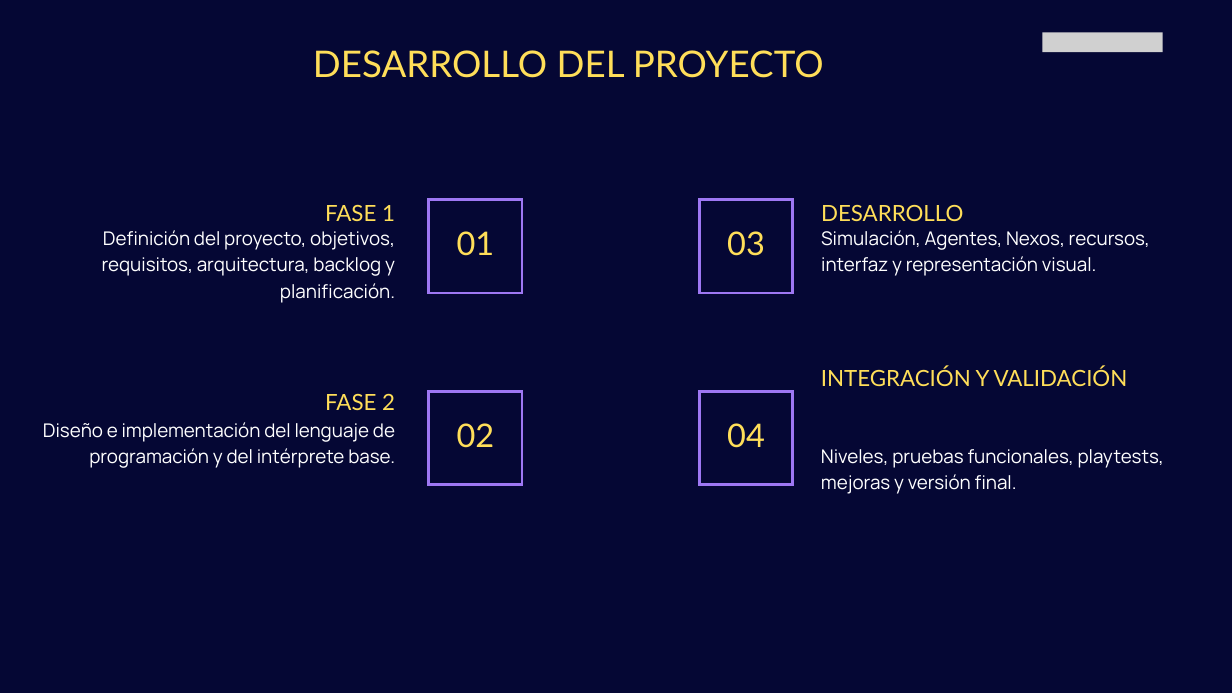
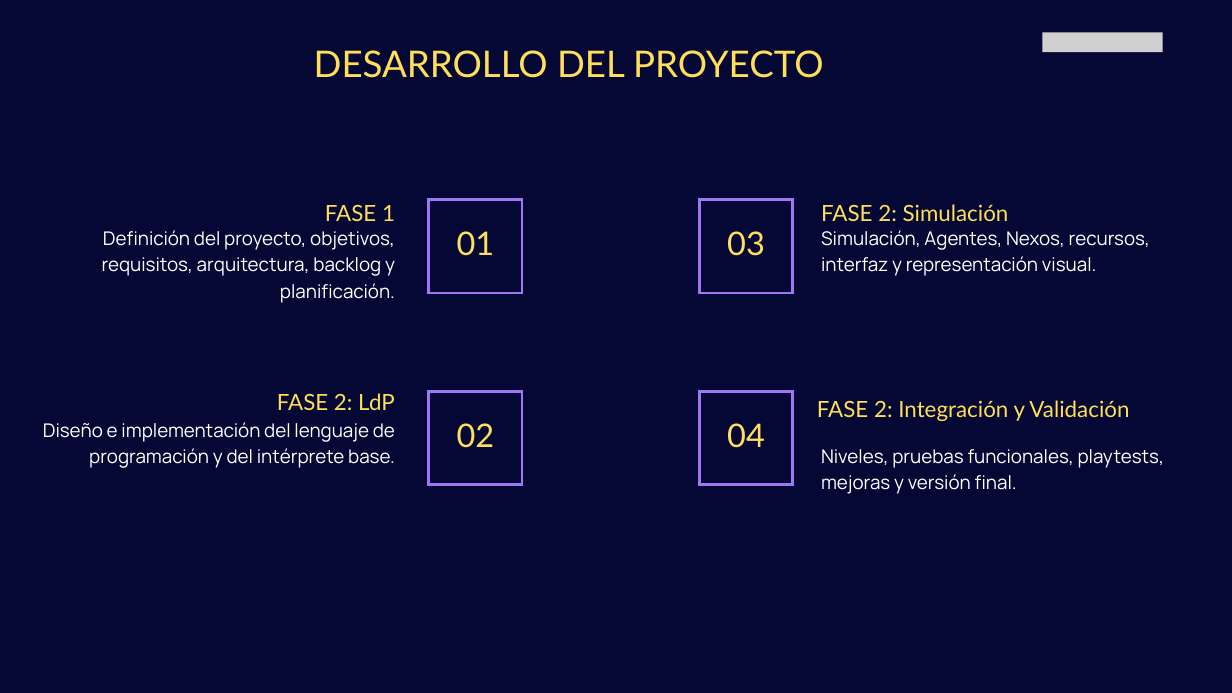
Before and after one commit to Ioplop/DUOC_Capstone_2026-2_006-V_AC-AR, a slide deck: slide 5 of Fase 1/Evidencias Grupales/Presentación Proyecto.pptx. Drawn at 1232x693 pixels with LibreOffice and Linux fonts; fonts in the diff are those of the drawing; grey boxes stand for pictures. Boxes give left, top, right and bottom in pixels: in the first picture for what was removed or moved away, otherwise in the second. Text is boxed around its words. In the diff, an @@ line names an element or a change of style, - is before the commit and + after.

Commit message:
[FIX] Correcciones menores en descripción del desarrollo

```diff
--- a/Fase 1/Evidencias Grupales/Presentación Proyecto.pptx
+++ b/Fase 1/Evidencias Grupales/Presentación Proyecto.pptx
@@ text at box(821, 204, 1009, 221): text changed @@
-DESARROLLO
+FASE 2: Simulación
@@ text at box(277, 393, 395, 410): text changed @@
-FASE 2
+FASE 2: LdP
@@ text at box(817, 400, 1129, 421): text changed @@
-INTEGRACIÓN Y VALIDACIÓN
+FASE 2: Integración y Validación
```
Also in this commit, not shown: 9 other slides changed.
